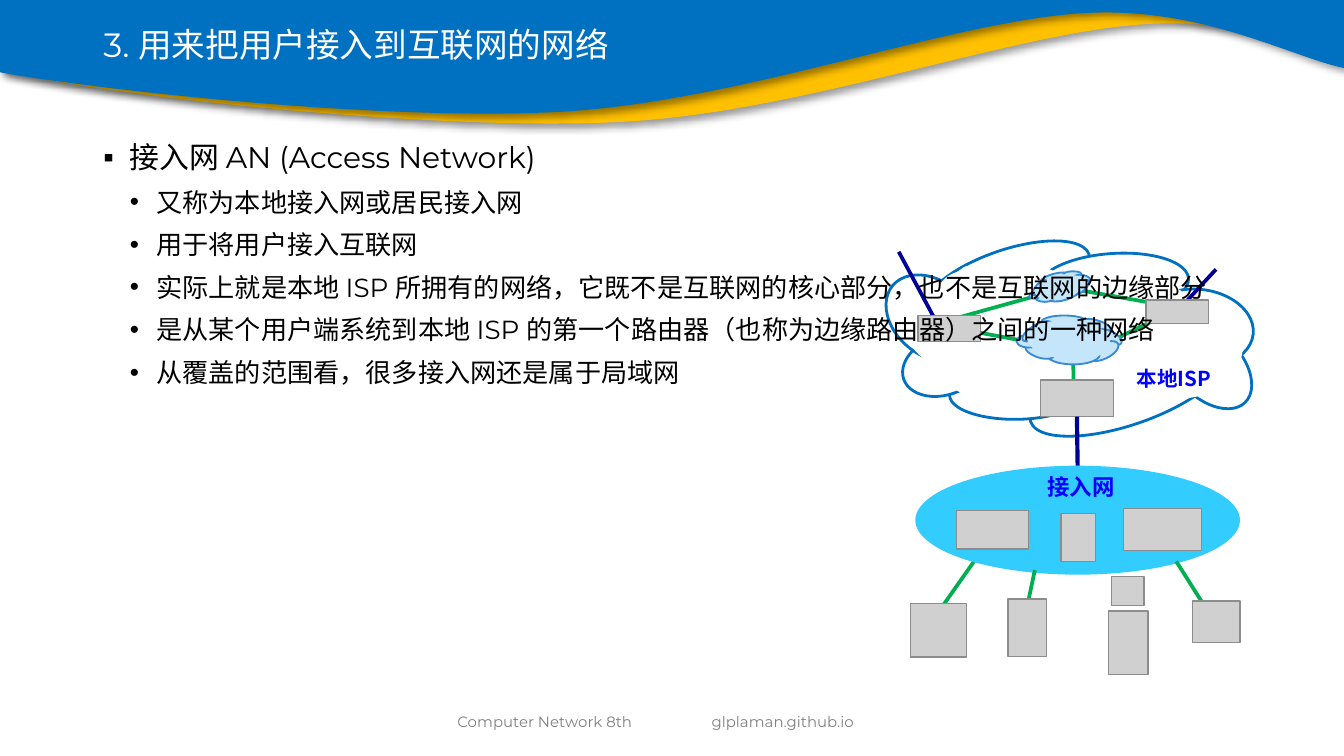
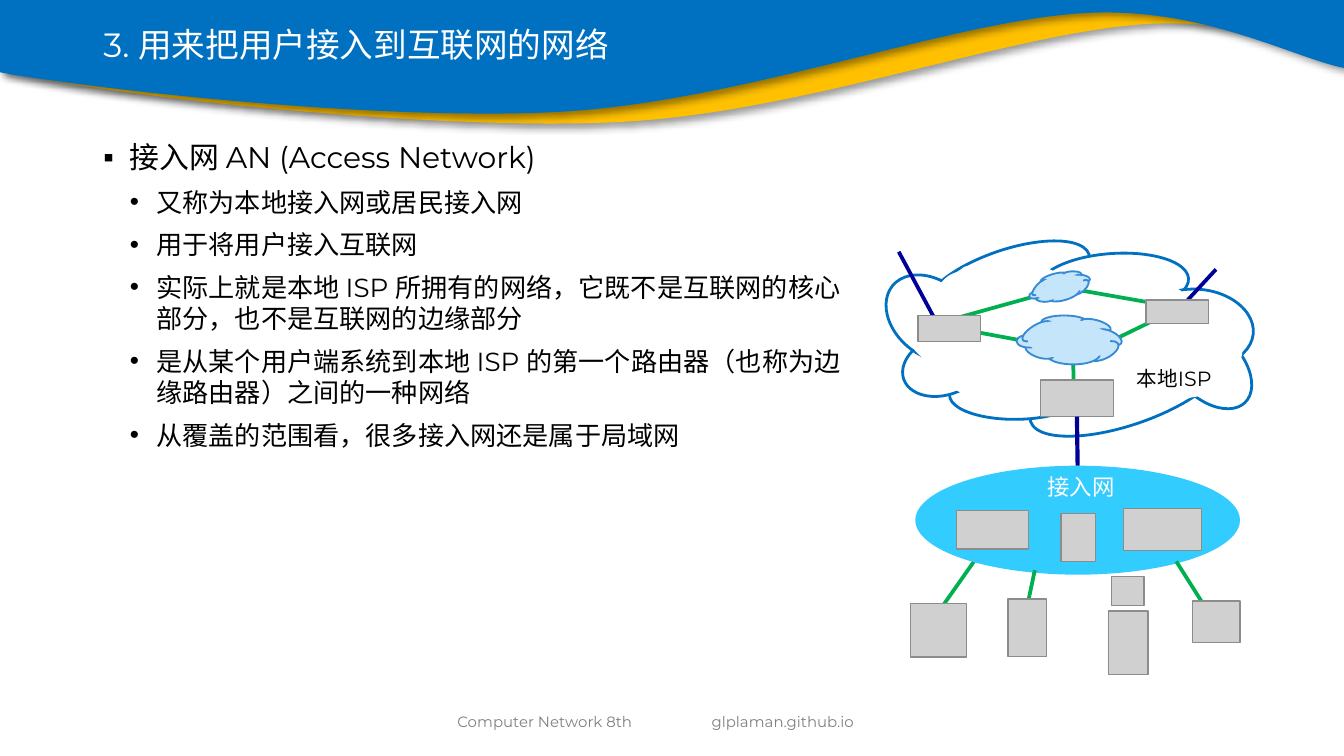
Before and after one commit to glplaman/glplaman.github.io, a slide deck: slide 67 of network/ppt/chap1.pptx (slide 68 before the commit). Drawn at 1344x756 pixels with LibreOffice and Linux fonts; fonts in the diff are those of the drawing; grey boxes stand for pictures; background and template pictures are left out. Boxes give left, top, right and bottom in pixels: in the first picture for what was removed or moved away, otherwise in the second. Text is boxed around its words. In the diff, an @@ line names an element or a change of style, - is before the commit and + after.

Commit message:
network

```diff
--- a/network/ppt/chap1.pptx
+++ b/network/ppt/chap1.pptx
@@ text "接入网 AN (Access Network)" rewrapped from bbox=[130, 143, 1207, 385] to bbox=[130, 143, 840, 448] @@
@@ text "本地ISP" at bbox=[1137, 368, 1212, 388]: font Noto Sans CJK SC to Montserrat, text colour #0000FF to #000000, bold off @@
@@ text "接入网" at bbox=[1047, 476, 1114, 497]: font Noto Sans CJK SC to Montserrat, text colour #0000FF to #FFFFFF, bold off @@
```
Also in this commit, not shown: 10 other slides changed, 1 slide removed, 1 other file.
